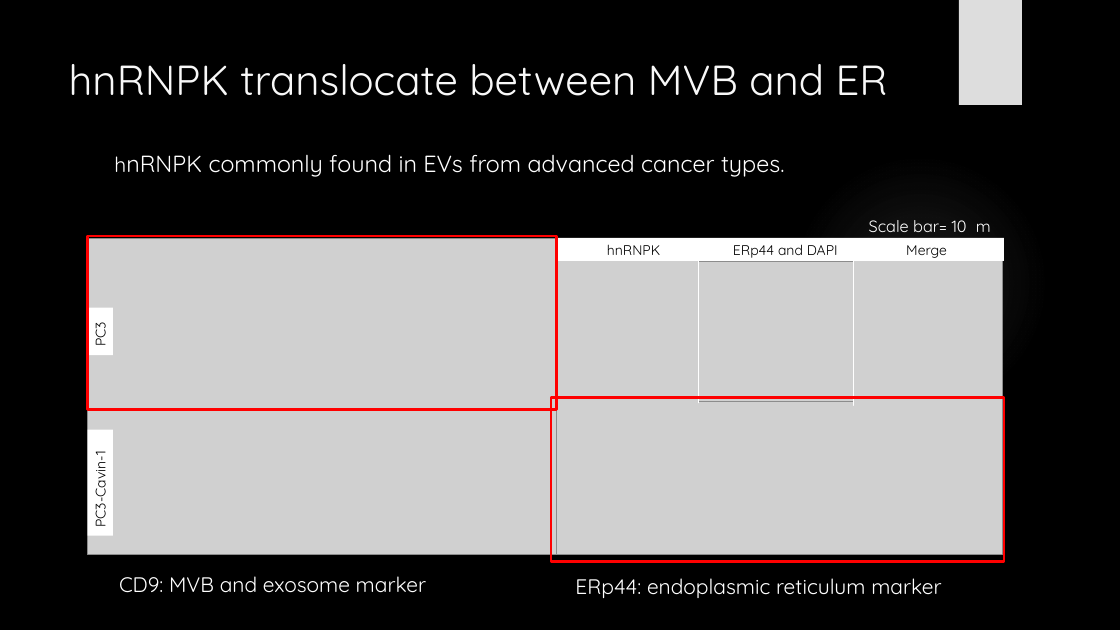
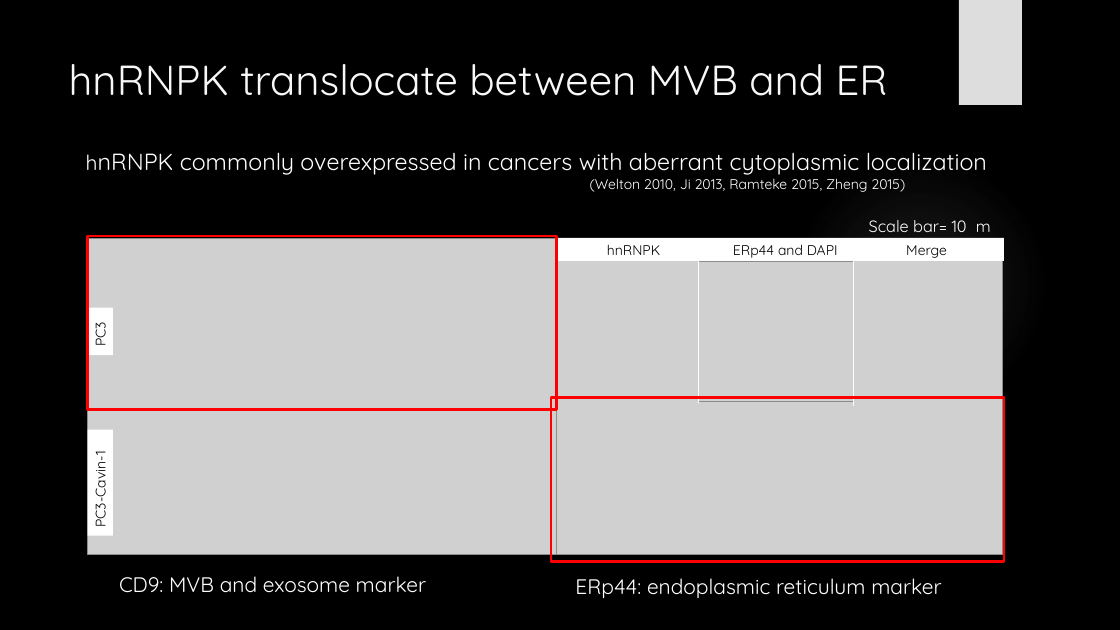
Before and after one commit to HarleyRobinson/Honours2, a slide deck: slide 14 of SeminarSlidesAgain.pptx. Drawn at 1120x630 pixels with LibreOffice and Linux fonts; fonts in the diff are those of the drawing; grey boxes stand for pictures; background and template pictures are left out. Boxes give left, top, right and bottom in pixels: in the first picture for what was removed or moved away, otherwise in the second. Text is boxed around its words. In the diff, an @@ line names an element or a change of style, - is before the commit and + after.

```diff
--- a/SeminarSlidesAgain.pptx
+++ b/SeminarSlidesAgain.pptx
@@ text at (x1=180, y1=152, x2=987, y2=192): text changed @@
-hnRNPK commonly found in EVs from advanced cancer types.
+hnRNPK commonly overexpressed in cancers with aberrant cytoplasmic localization
+(Welton 2010, Ji 2013, Ramteke 2015, Zheng 2015)
```
Also in this commit, not shown: 15 other slides changed, 4 slides added, 20 other files.
